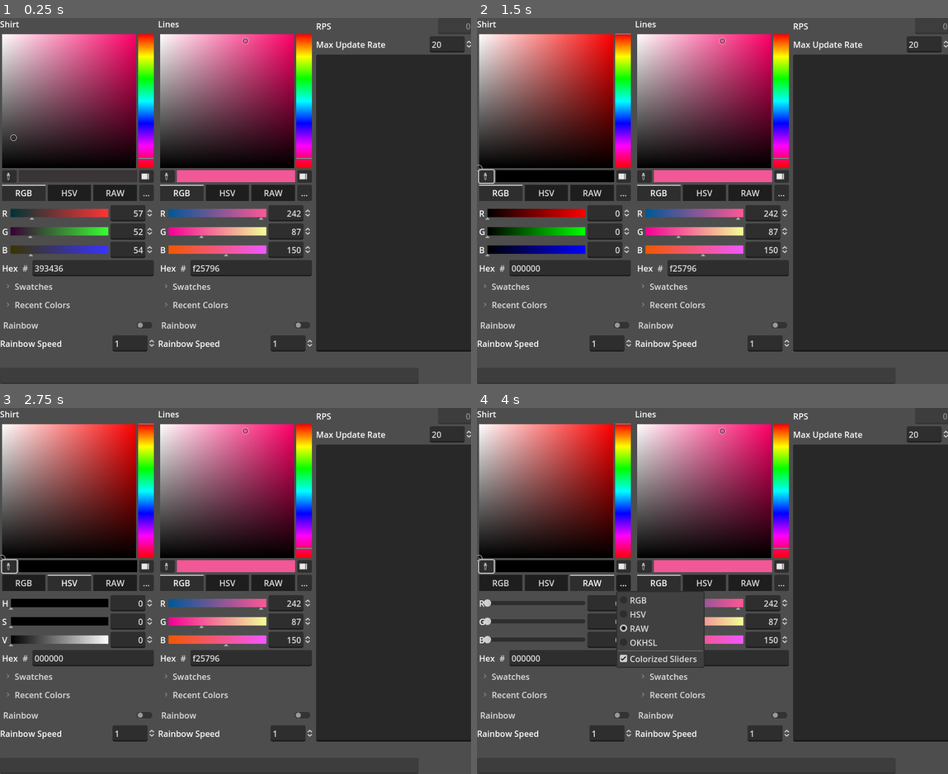
Above: before the commit, frames 1-4 (two rows, left to right).
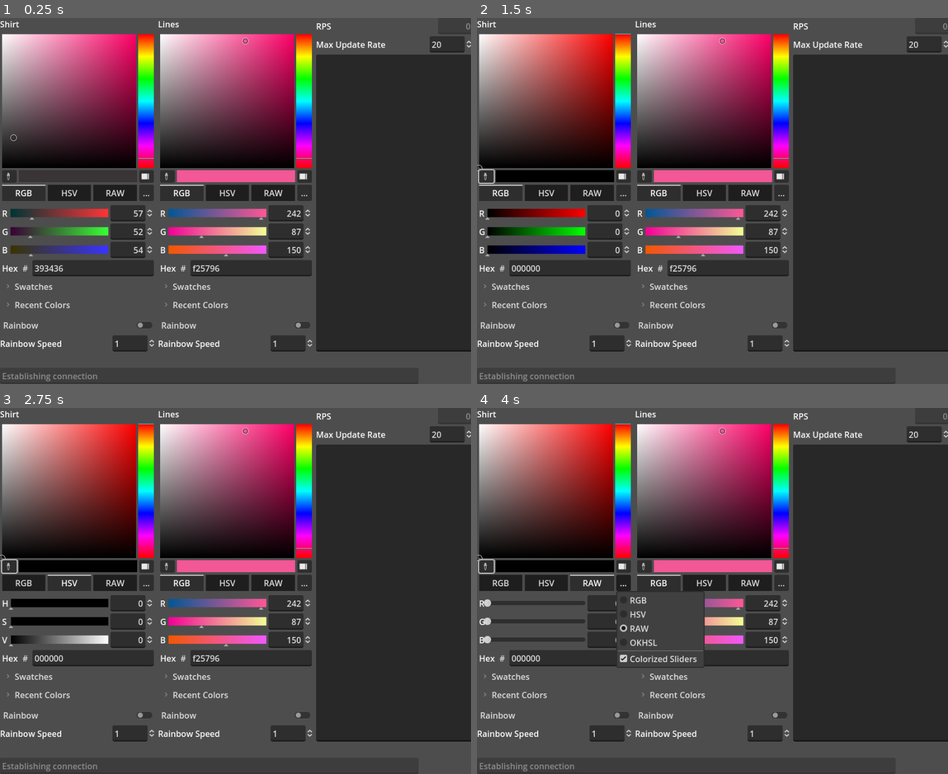
Above: after the commit, the same moments.

Repository: RayHammer/vts-parabellium
Game: Godot game, scene res://UI.tscn
Two runs of this game, one before a commit and one after it. Both use one fixed random seed, a clock stepped at 60 frames per second and the inputs below.
Inputs (mouse positions are in pixels of both pictures, inside the frame that each line leads up to):
- Up to frame 1 (0.25 s): no input
- Up to frame 2 (1.5 s): click (486, 175) at 0.52 s; click "RGB" at 1.25 s
- Up to frame 3 (2.75 s): click "HSV" at 2 s
- Up to frame 4 (4 s): click "RAW" at 2.75 s; click "..." at 3.5 s

The runs differ from the first frame. In frame 1, 0.2% of the frame differs, in the area x 0-21%, y 96-100%; in frame 2, 0.2%; in frame 3, 0.2%; in frame 4, 0.2%.

Commit message:
Added more diagnostic status lines

Diff:
--- a/UI.gd
+++ b/UI.gd
@@ -44,6 +44,7 @@
 		for node in _root.get_nodes_in_group("TrackedFields"):
 			node.read_config(config)
 			pass
+	status_bar.text = "Establishing connection"
 	_socket.connect_to_url(websocket_url)
 	pass
 
@@ -53,9 +54,9 @@
 	match state:
 		WebSocketPeer.STATE_OPEN:
 			if _connect_requested:
-				var request = _request_base.duplicate()
-				request["messageType"] = "APIStateRequest"
-				_socket.send_text(JSON.stringify(request))
+				status_bar.text = "Retrieving API state"
+				var request = new_request("APIStateRequest", {})
+				send_request(request)
 				_connect_requested = false
 			while _socket.get_available_packet_count():
 				var packet = _socket.get_packet()
